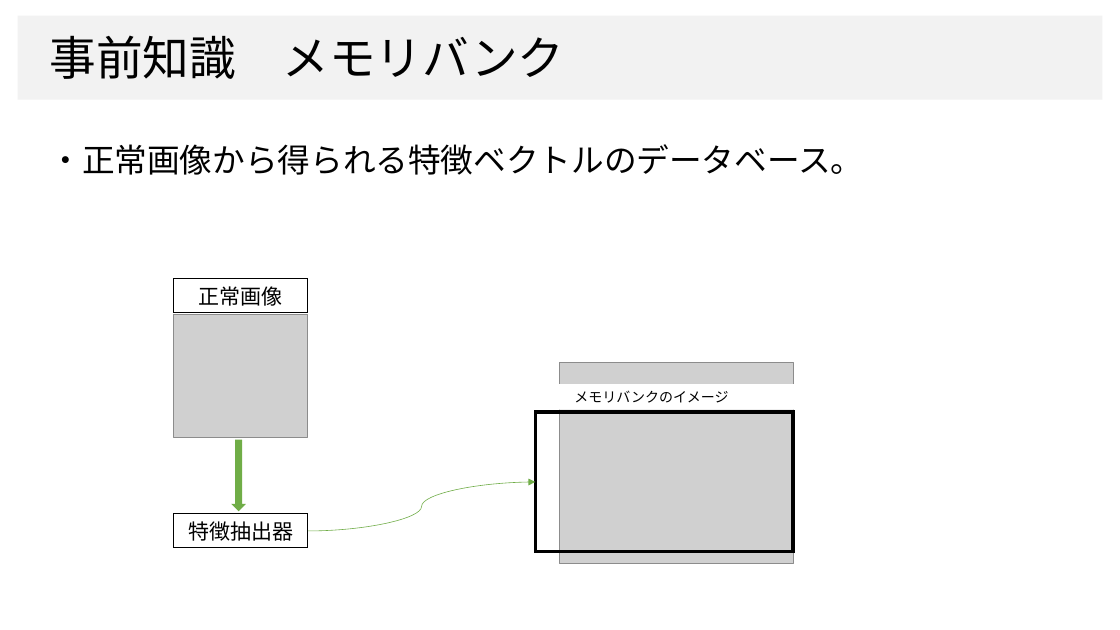
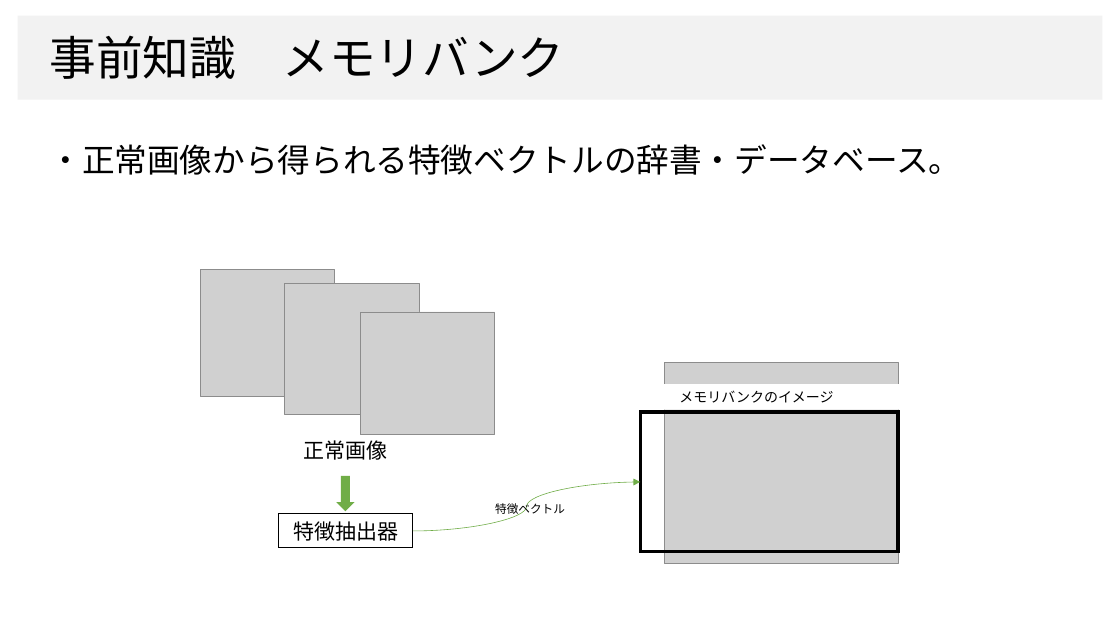
Before and after one commit to dhia-github/haselab-all, a slide deck: slide 5 of 発表資料/B4_上坂大樹_ゼミ用資料.pptx. Drawn at 1120x630 pixels with LibreOffice and Linux fonts; fonts in the diff are those of the drawing; grey boxes stand for pictures; background and template pictures are left out. Boxes give left, top, right and bottom in pixels: in the first picture for what was removed or moved away, otherwise in the second. Text is boxed around its words. In the diff, an @@ line names an element or a change of style, - is before the commit and + after.

```diff
--- a/発表資料/B4_上坂大樹_ゼミ用資料.pptx
+++ b/発表資料/B4_上坂大樹_ゼミ用資料.pptx
@@ text at [50,144,962,175]: text changed @@
-・正常画像から得られる特徴ベクトルのデータベース。
+・正常画像から得られる特徴ベクトルの辞書・データベース。
@@ picture added at [200,270,334,397] @@
@@ picture added at [285,284,419,415] @@
@@ picture: place and size @@
-picture at [173,314,308,437]
+picture at [360,312,495,434]
@@ text "正常画像": place and size @@
-text "正常画像" at [173,279,308,313]
+text "正常画像" at [303,440,387,460]
@@ text "正常画像" at [303,440,387,460]: outline #000000 0.75 pt to none @@
@@ down arrow: place and size @@
-down arrow at [233,440,245,511]
+down arrow at [338,476,354,510]
@@ 3 rectangles, 1 picture, 1 curved arrow: place and size @@
-3 rectangles, 1 picture, 1 curved arrow at [173,362,800,564]
+3 rectangles, 1 picture, 1 curved arrow at [278,362,905,564]
@@ text added at [495,501,565,517], 10 pt, text #000000 @@
+特徴ベクトル
```
Also in this commit, not shown: 7 other slides changed, 3 slides added.
